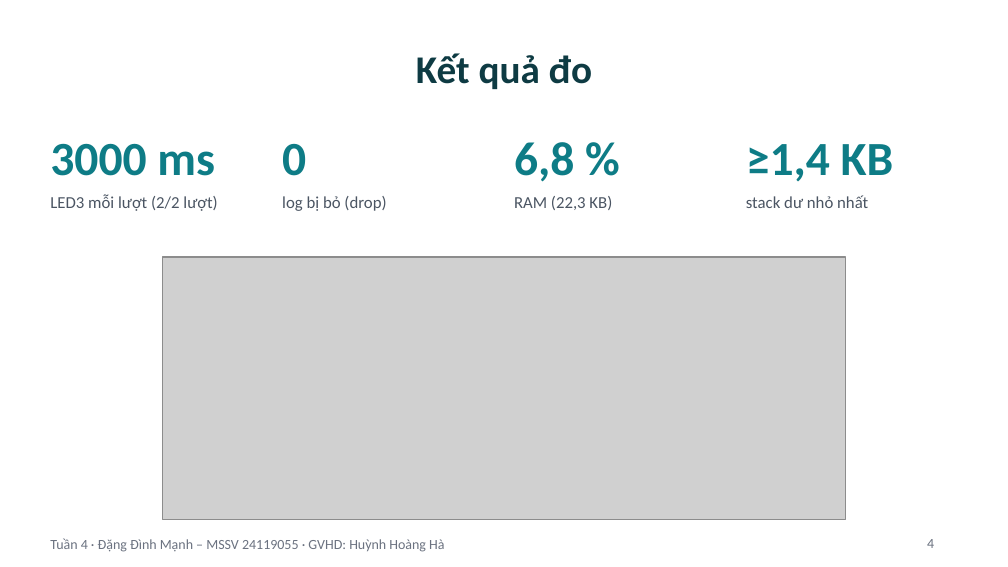
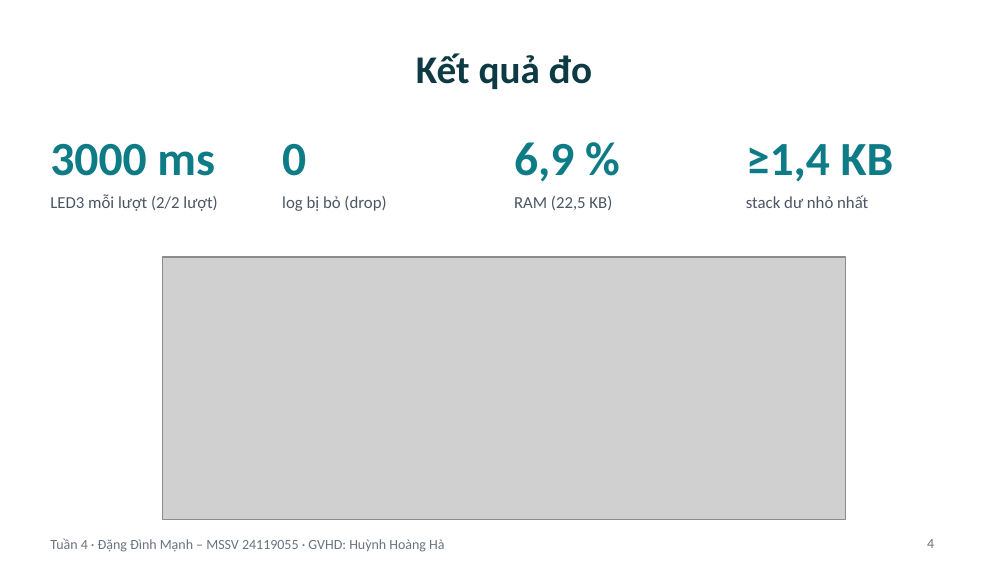
Before and after one commit to Astronaut216/rtos-freertos-esp32s3, a slide deck: slide 4 of 03_Reports/Slide_Tuan4_ProjectCaNhan.pptx. Drawn at 1008x567 pixels with LibreOffice and Linux fonts; fonts in the diff are those of the drawing; grey boxes stand for pictures. Boxes give left, top, right and bottom in pixels: in the first picture for what was removed or moved away, otherwise in the second. Text is boxed around its words. In the diff, an @@ line names an element or a change of style, - is before the commit and + after.

```diff
--- a/03_Reports/Slide_Tuan4_ProjectCaNhan.pptx
+++ b/03_Reports/Slide_Tuan4_ProjectCaNhan.pptx
@@ text at (x1=514, y1=142, x2=574, y2=182): text changed @@
-6,8 %
+6,9 %
@@ text at (x1=514, y1=196, x2=612, y2=210): text changed @@
-RAM (22,3 KB)
+RAM (22,5 KB)
```
Also in this commit, not shown: 3 other slides changed, 21 other files.
